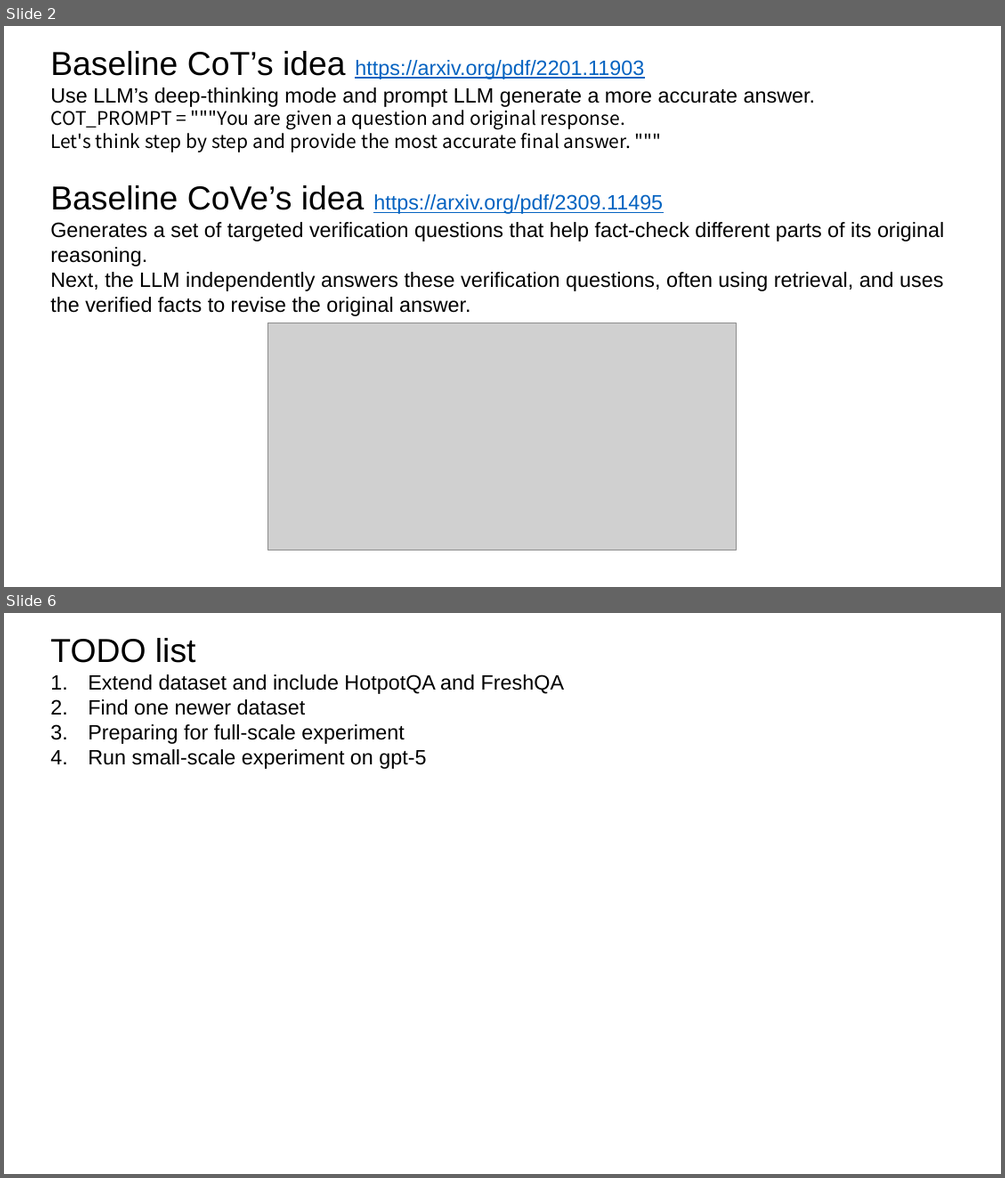
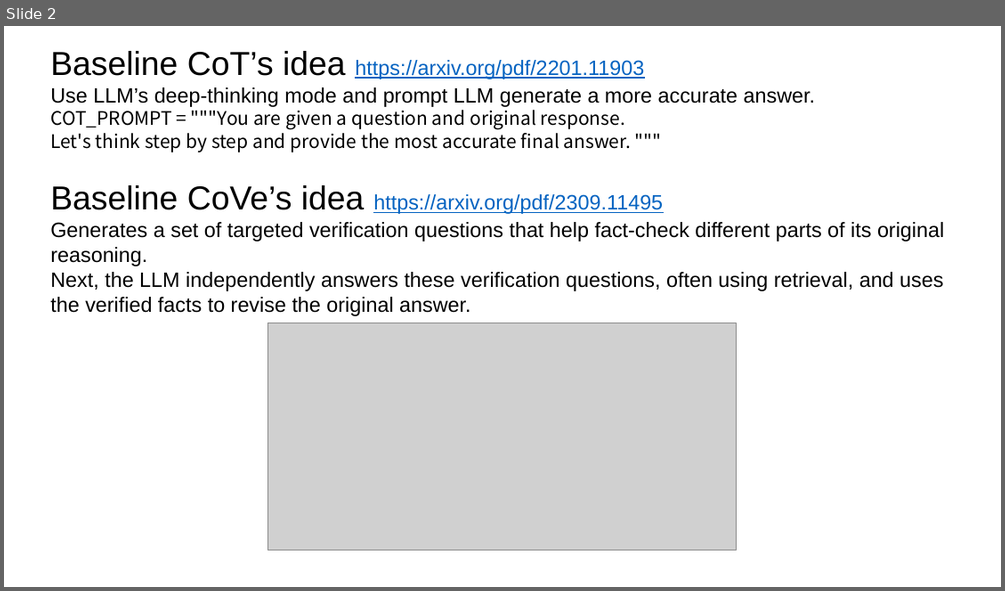
Before and after one commit to zbybr/LLMHalluMiti, a slide deck: slides/20251210.pptx. Shown one above the other, each under a label of ours: slides 2 and 6 before the commit, slide 2 after it; the slides between them are not shown. The pictures are 1005x1178 and 1005x591 pixels, drawn with LibreOffice and Linux fonts; fonts in the diff are those of the drawing; grey boxes stand for pictures. Boxes give left, top, right and bottom in pixels: in the first picture for what was removed or moved away, otherwise in the second. Text is boxed around its words. In the diff, an @@ line names an element or a change of style, - is before the commit and + after.

```diff
--- a/slides/20251210.pptx
+++ b/slides/20251210.pptx
@@ slide 6 removed at (4, 613, 1001, 1174), background #FFFFFF @@
@@ text removed at (50, 638, 564, 769) @@
-TODO list
-1. Extend dataset and include HotpotQA and FreshQA
-2. Find one newer dataset
-3. Preparing for full-scale experiment
-4. Run small-scale experiment on gpt-5
```
Also in this commit, not shown: 2 slides changed, 3 slides added, 8 other files.
